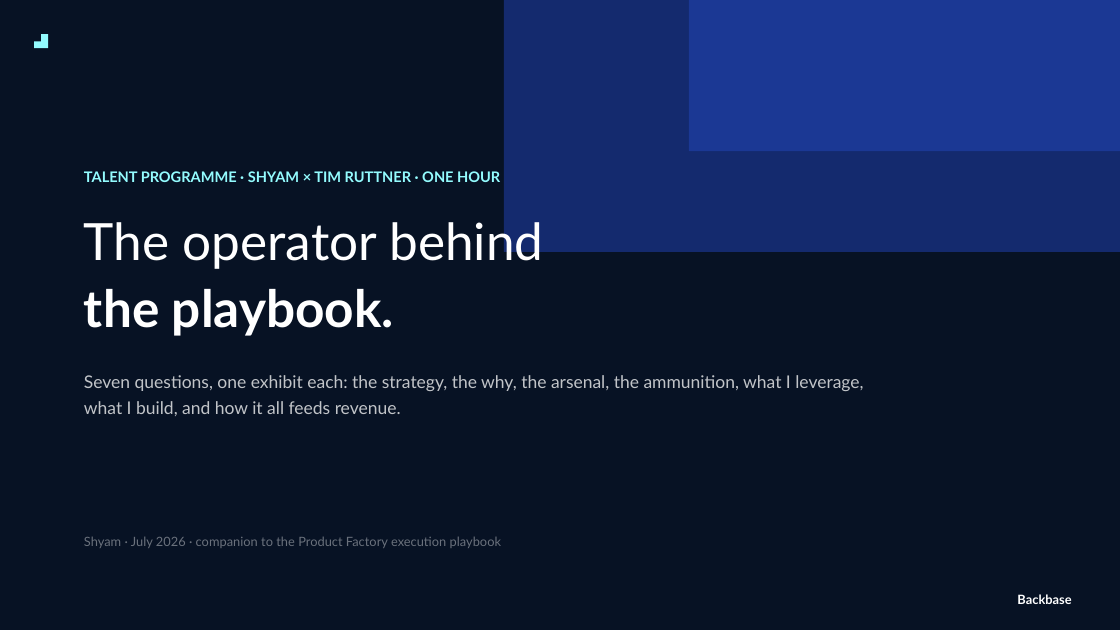
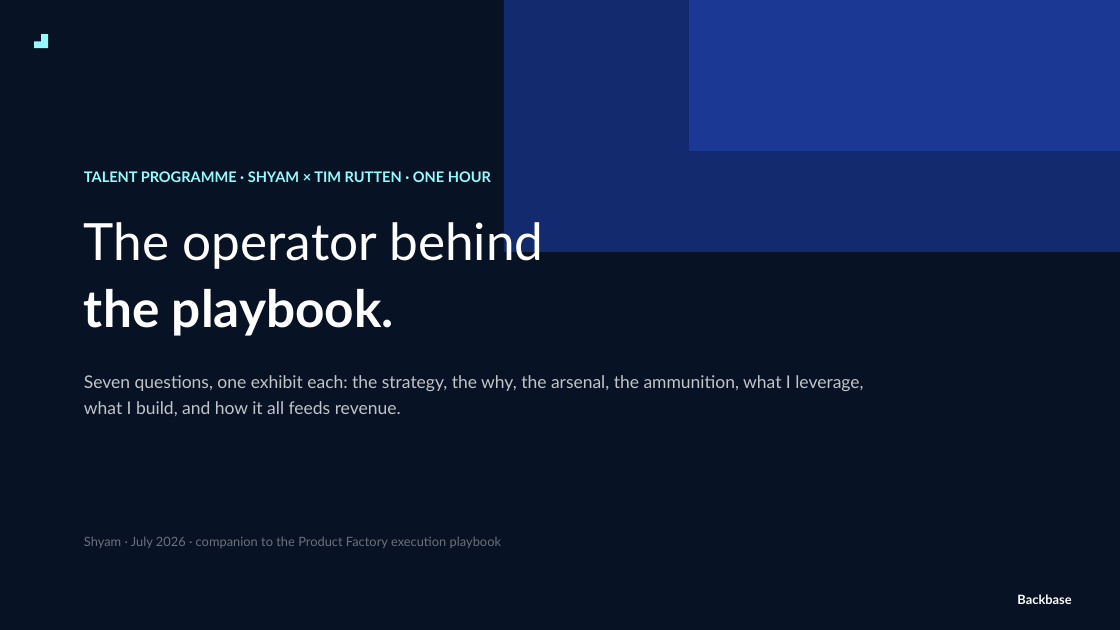
Before and after one commit to shyammohan160489-sys/value-consulting-agents, a slide deck: slide 1 of Engagement/Internal/vc-monetization-pdp/Output/Shyam_Talent_Programme_Tim.pptx. Drawn at 1120x630 pixels with LibreOffice and Linux fonts; fonts in the diff are those of the drawing. Boxes give left, top, right and bottom in pixels: in the first picture for what was removed or moved away, otherwise in the second. Text is boxed around its words. In the diff, an @@ line names an element or a change of style, - is before the commit and + after.

```diff
--- a/Engagement/Internal/vc-monetization-pdp/Output/Shyam_Talent_Programme_Tim.pptx
+++ b/Engagement/Internal/vc-monetization-pdp/Output/Shyam_Talent_Programme_Tim.pptx
@@ text at bbox=[84, 171, 491, 182]: text changed @@
-TALENT PROGRAMME · SHYAM × TIM RUTTNER · ONE HOUR
+TALENT PROGRAMME · SHYAM × TIM RUTTEN · ONE HOUR
```
Also in this commit, not shown: 1 other slide changed, 3 slides added, 4 other files.
